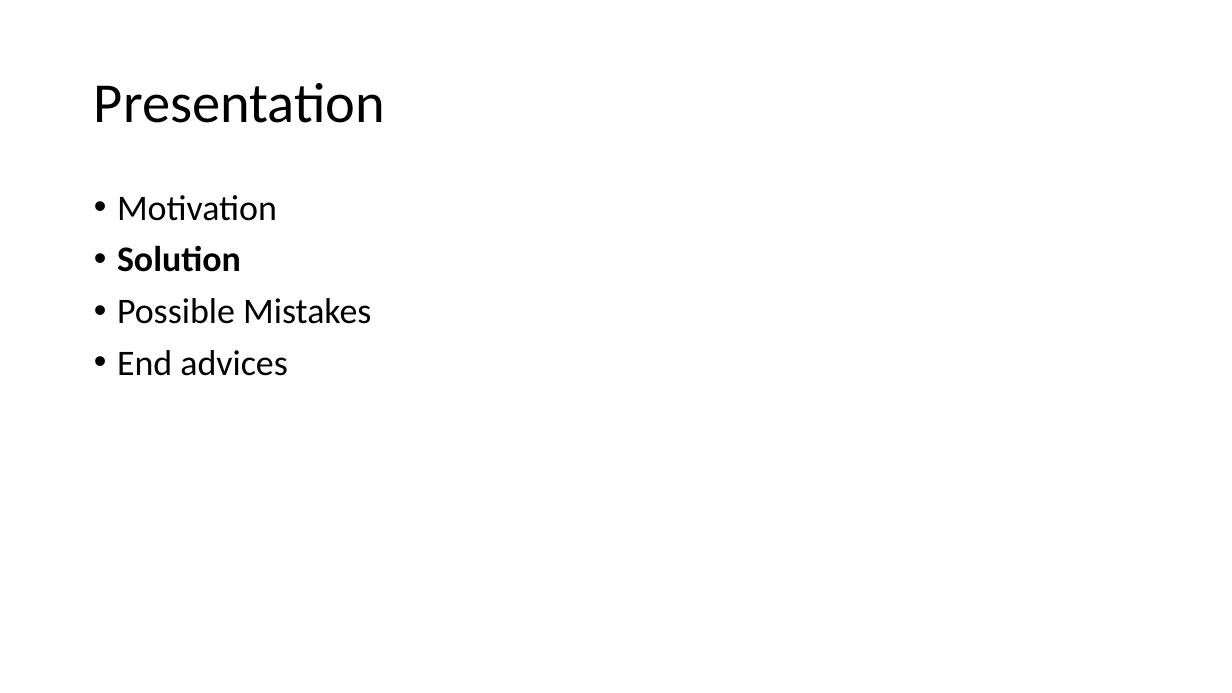
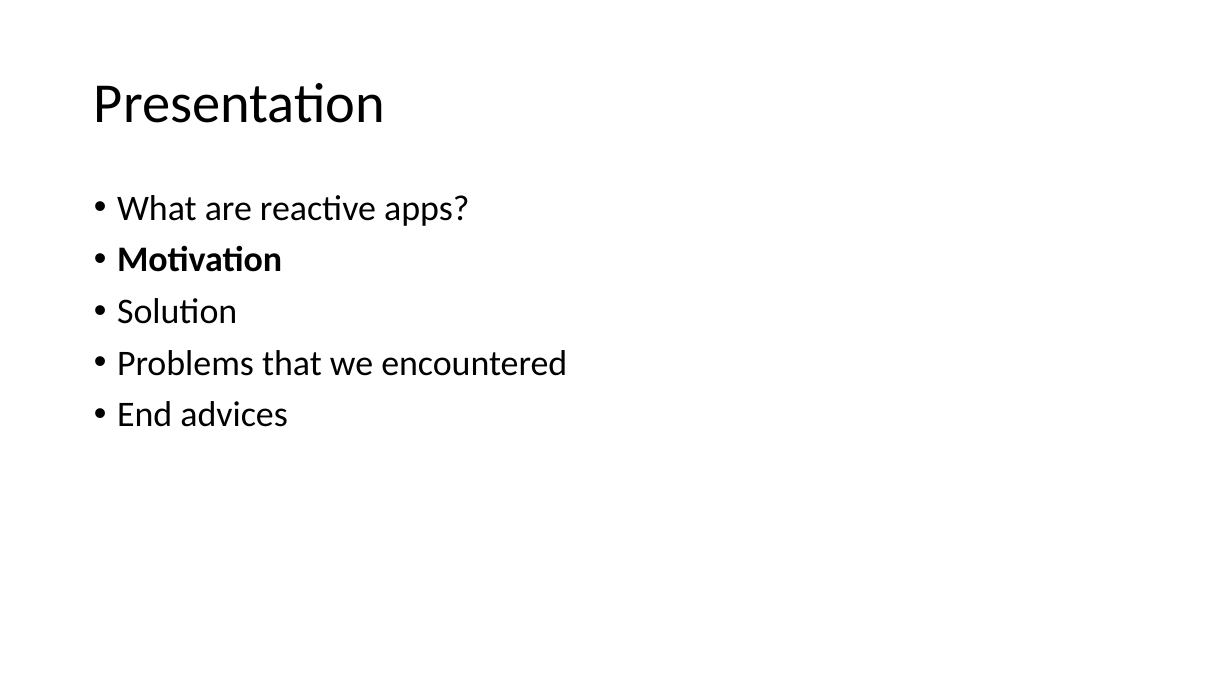
Before and after one commit to MihaiTheCoder/EventMadness, a slide deck: slide 4 of Reactive programming.pptx (slide 11 before the commit). Drawn at 1232x693 pixels with LibreOffice and Linux fonts; fonts in the diff are those of the drawing. Boxes give left, top, right and bottom in pixels: in the first picture for what was removed or moved away, otherwise in the second. Text is boxed around its words. In the diff, an @@ line names an element or a change of style, - is before the commit and + after.

```diff
--- a/Reactive programming.pptx
+++ b/Reactive programming.pptx
@@ text at (117, 195, 469, 226): paragraph added @@
+• What are reactive apps?
@@ text at (117, 245, 282, 324): bold on in "Motivation"; bold off in "Solution" @@
@@ text at (117, 350, 567, 376): text changed @@
-• Possible Mistakes
+• Problems that we encountered
```
Also in this commit, not shown: 5 other slides changed, 5 slides added, 1 other file.
